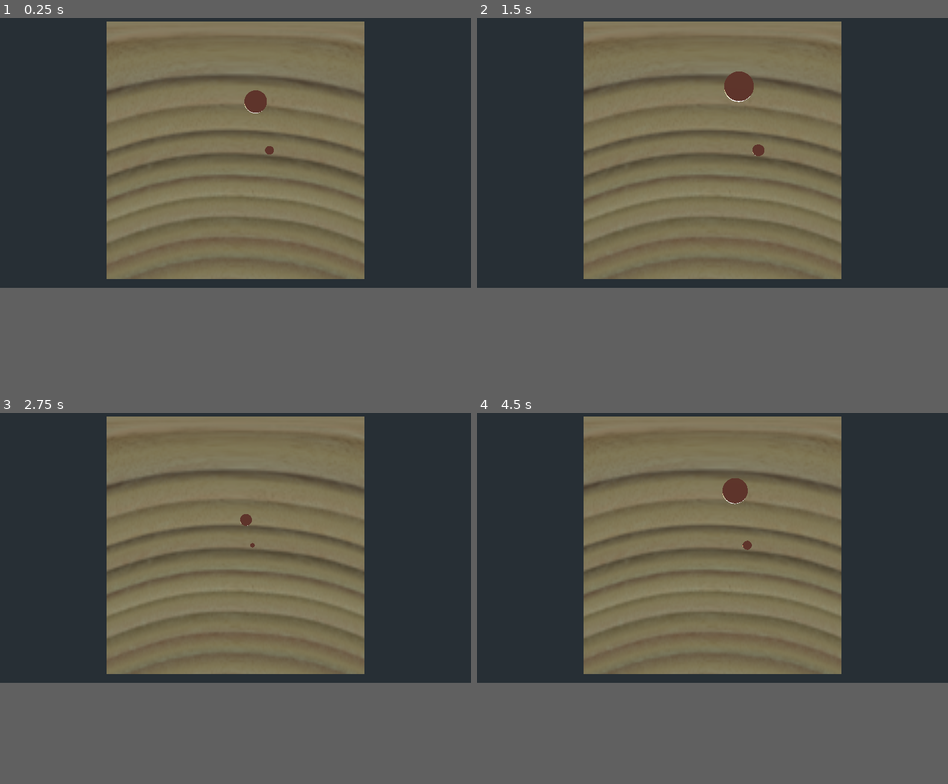
Above: before the commit, frames 1-4 (two rows, left to right).
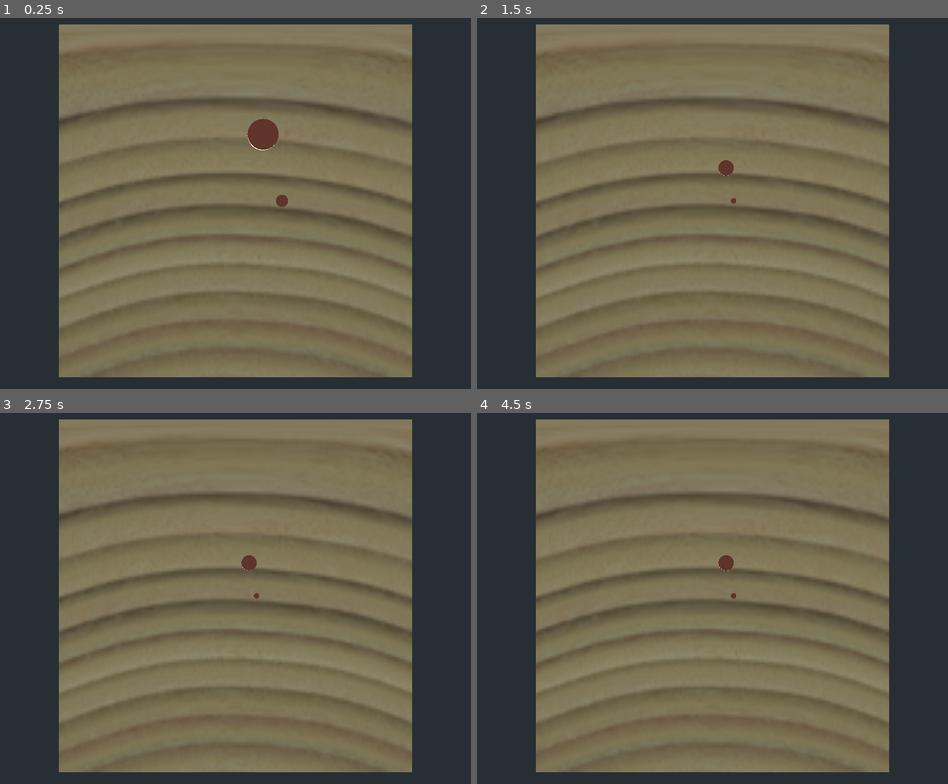
Above: after the commit, the same moments.

Repository: turulomio/gdparchis
Game: Godot game, scene res://Game4.tscn
Two runs of this game, one before a commit and one after it. Both use one fixed random seed, a clock stepped at 60 frames per second and the inputs below.
Inputs (mouse positions are in pixels of both pictures, inside the frame that each line leads up to):
- Up to frame 1 (0.25 s): no input
- Up to frame 2 (1.5 s): move the mouse to (816, 136) at 0.52 s; click (816, 136) at 0.6 s; move the mouse to (618, 162) at 1.27 s; click (618, 162) at 1.35 s
- Up to frame 3 (2.75 s): move the mouse to (282, 483) at 2.02 s; click (282, 483) at 2.1 s
- Up to frame 4 (4.5 s): move the mouse to (688, 598) at 2.77 s; click (688, 598) at 2.85 s; move the mouse to (853, 587) at 3.52 s; click (853, 587) at 3.6 s; move the mouse to (571, 505) at 4.27 s; click (571, 505) at 4.35 s
In our replay, the window is 800x468 before the commit and 800x640 after it. These sizes can differ from the game's own. Grey fills any space a smaller window leaves; there, only what the larger window draws over its background counts as a difference.

The runs differ from the first frame. In frame 1, 42% of the frame differs, in the area x 12-88%, y 0-97%; in frame 2, 42%; in frame 3, 41%; in frame 4, 42%.

Commit message:
Now you can click a pieze

Diff:
--- a/Camera.gd
+++ /dev/null
@@ -1,16 +0,0 @@
-extends Camera
-
-
-# Declare member variables here. Examples:
-# var a = 2
-# var b = "text"
-
-onready var ViewSize: Vector2 = get_viewport().get_visible_rect().size
-# Called when the node enters the scene tree for the first time.
-func _ready():
-	print(ViewSize)
-
-
-# Called every frame. 'delta' is the elapsed time since the previous frame.
-#func _process(delta):
-#	pass
--- /dev/null
+++ b/Game4.gd
@@ -0,0 +1,31 @@
+extends Spatial
+
+
+# Declare member variables here. Examples:
+# var a = 2
+# var b = "text"
+var pieces_nodes=[]
+
+func get_object_under_mouse():
+	var mouse_pos=get_viewport().get_mouse_position()
+	var ray_from=$Camera.project_ray_origin(mouse_pos)
+	var ray_to= ray_from + $Camera.project_ray_normal(mouse_pos)*1000
+	var space_state=get_world().direct_space_state
+	var selection=space_state.intersect_ray(ray_from,ray_to)
+	return selection.collider
+
+# Called when the node enters the scene tree for the first time.
+func _ready():
+	pieces_nodes=get_tree().get_nodes_in_group("pieces")
+	print(pieces_nodes)
+
+
+func pick(instanceId):
+	print(instanceId)
+
+# Called every frame. 'delta' is the elapsed time since the previous frame.
+func _process(delta):
+	if Input.is_action_just_pressed("piece_click"):
+		var object=get_object_under_mouse()
+		if object.filename=="res://Piece.tscn":
+			object.global_transform.origin.y=20
--- a/Game4.tscn
+++ b/Game4.tscn
@@ -1,11 +1,13 @@
-[gd_scene load_steps=4 format=2]
+[gd_scene load_steps=5 format=2]
 
 [ext_resource path="res://Board4.tscn" type="PackedScene" id=1]
 [ext_resource path="res://Piece.tscn" type="PackedScene" id=2]
+[ext_resource path="res://Game4.gd" type="Script" id=3]
 
 [sub_resource type="PhysicsMaterial" id=1]
 
 [node name="Game4" type="Spatial"]
+script = ExtResource( 3 )
 
 [node name="DirectionalLight" type="DirectionalLight" parent="."]
 transform = Transform( 1, 0, 0, 0, 1, 0, 0, 0, 1, 0, 100, 0 )
@@ -21,8 +23,8 @@
 transform = Transform( 65, 0, 0, 0, 1, 0, 0, 0, 65, 0, 0, 0 )
 physics_material_override = SubResource( 1 )
 
-[node name="Piece" parent="." instance=ExtResource( 2 )]
+[node name="Piece" parent="." groups=["pieces"] instance=ExtResource( 2 )]
 transform = Transform( 2.8, 0, 0, 0, 2.8, 0, 0, 0, 2.8, 5, 76, -12.076 )
 
-[node name="Piece2" parent="." instance=ExtResource( 2 )]
+[node name="Piece2" parent="." groups=["pieces"] instance=ExtResource( 2 )]
 transform = Transform( 1, 0, 0, 0, 1, 0, 0, 0, 1, 7.753, 80.061, 0 )
--- a/Piece.gd
+++ b/Piece.gd
@@ -1,27 +1,7 @@
 extends KinematicBody
 
-
-# Declare member variables here. Examples:
-# var a = 2
-# var b = "text"
-
 var gravity : int = 800
-
-var vel : Vector3 = Vector3()
-
-onready var sprite: Sprite3D = get_node("Piece")
+var vel : Vector3 = Vector3(0,-100,0)
 
 func _physics_process(delta):
-	vel.y=-100
-	if Input.is_action_just_pressed("piece_click"):
-		vel.y=4000
 	move_and_slide(vel,Vector3.UP)
-
-# Called when the node enters the scene tree for the first time.
-func _ready():
-	pass # Replace with function body.
-
-
-# Called every frame. 'delta' is the elapsed time since the previous frame.
-#func _process(delta):
-#	pass
--- a/project.godot
+++ b/project.godot
@@ -13,6 +13,11 @@
 config/name="Gdparchis"
 run/main_scene="res://Game4.tscn"
 config/icon="res://icon.png"
+
+[display]
+
+window/size/width=1280
+window/size/height=1024
 
 [global]
 
